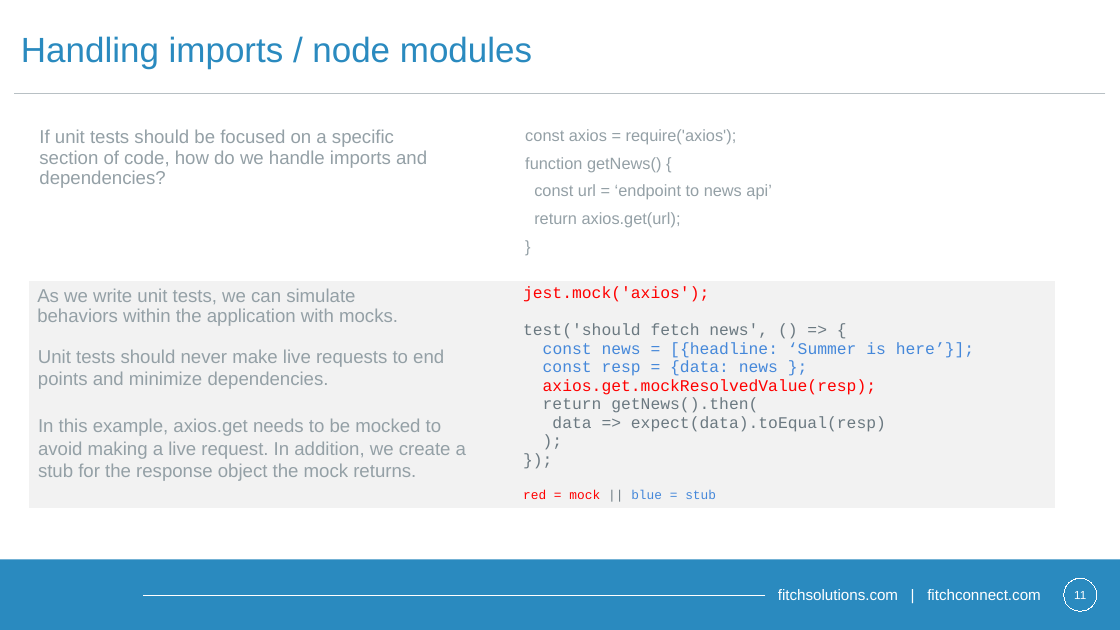
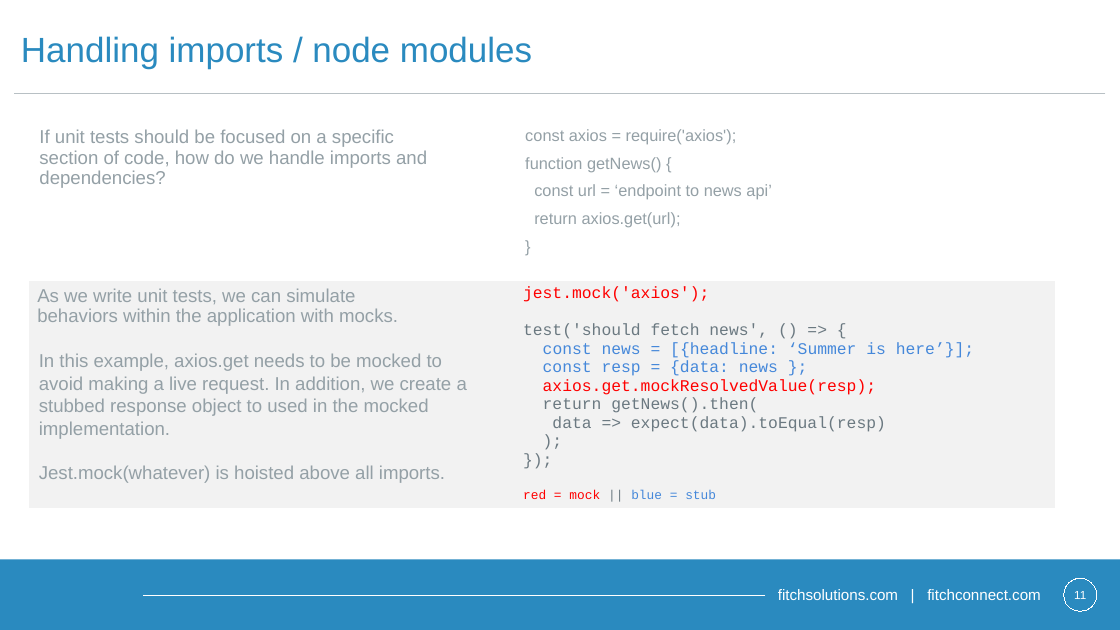
Before and after one commit to Contrapuntist/jesttutorial, a slide deck: slide 11 of presentation/unittestingintro.pptx. Drawn at 1120x630 pixels with LibreOffice and Linux fonts; fonts in the diff are those of the drawing; background and template pictures are left out. Boxes give left, top, right and bottom in pixels: in the first picture for what was removed or moved away, otherwise in the second. Text is boxed around its words. In the diff, an @@ line names an element or a change of style, - is before the commit and + after.

Commit message:
updates to presentation

```diff
--- a/presentation/unittestingintro.pptx
+++ b/presentation/unittestingintro.pptx
@@ text removed at (x1=38, y1=349, x2=444, y2=389) @@
-Unit tests should never make live requests to end points and minimize dependencies.
@@ text at (x1=39, y1=353, x2=467, y2=439): text changed @@
-In this example, axios.get needs to be mocked to avoid making a live request. In addition, we create a stub for the response object the mock returns.
+In this example, axios.get needs to be mocked to avoid making a live request. In addition, we create a stubbed response object to used in the mocked implementation.
@@ text added at (x1=39, y1=465, x2=445, y2=483), 16 pt, text #94A0A6 @@
+Jest.mock(whatever) is hoisted above all imports.
```
Also in this commit, not shown: 5 other slides changed, 1 slide added, 1 slide removed.
